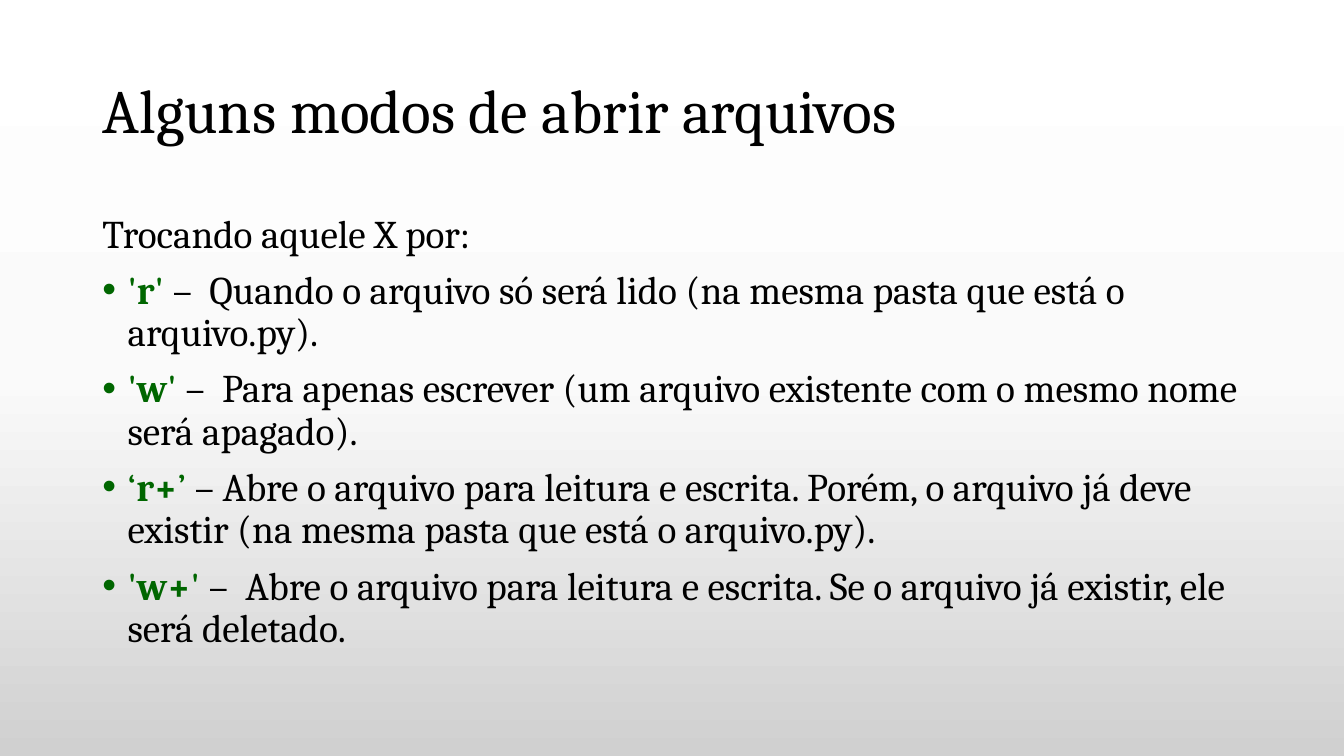
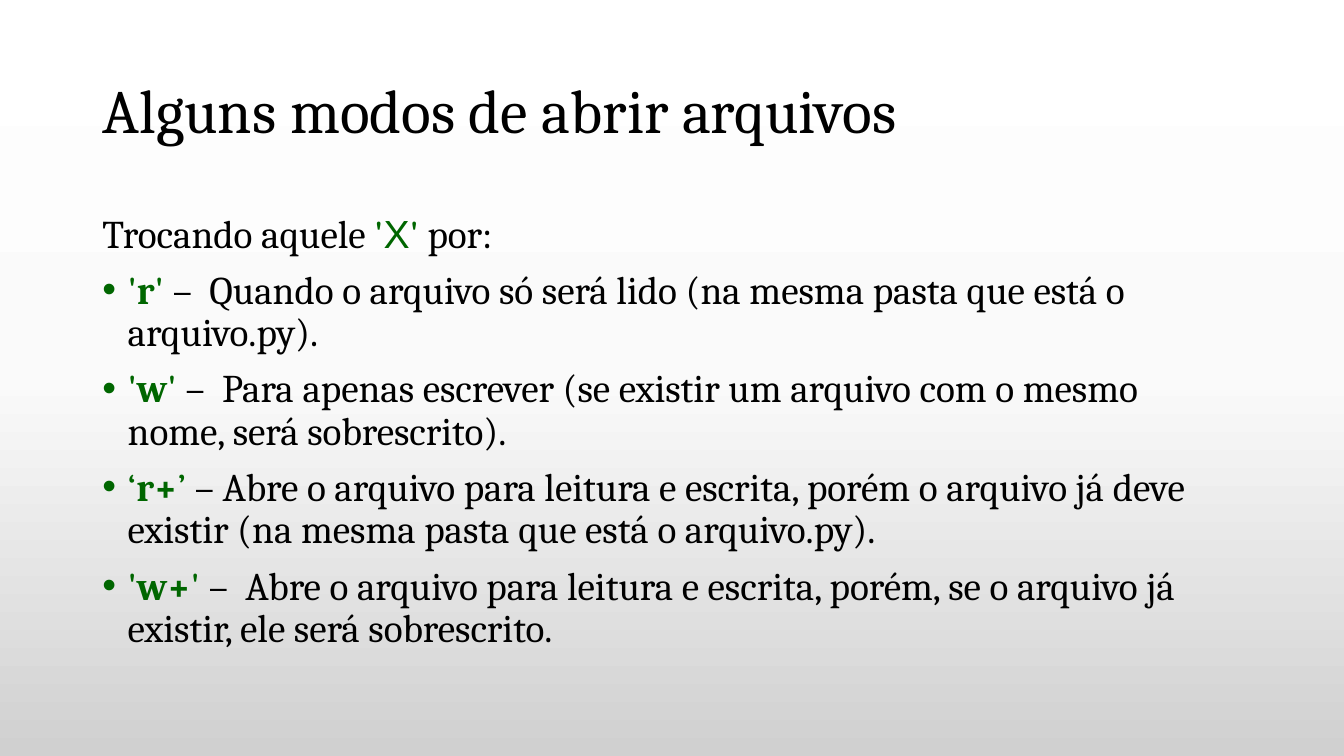
Before and after one commit to daniellygj/Fatec, a slide deck: slide 4 of 1º semestre/Revisões by danny/2º bimestre/Revisão Algoritmos.pptx. Drawn at 1344x756 pixels with LibreOffice and Linux fonts; fonts in the diff are those of the drawing; background and template pictures are left out. Boxes give left, top, right and bottom in pixels: in the first picture for what was removed or moved away, otherwise in the second. Text is boxed around its words. In the diff, an @@ line names an element or a change of style, - is before the commit and + after.

```diff
--- a/1º semestre/Revisões by danny/2º bimestre/Revisão Algoritmos.pptx
+++ b/1º semestre/Revisões by danny/2º bimestre/Revisão Algoritmos.pptx
@@ text at (x1=102, y1=221, x2=493, y2=257): text changed @@
-Trocando aquele X por:
+Trocando aquele 'X' por:
@@ text at (x1=128, y1=374, x2=1185, y2=647): text changed @@
-• 'w' – Para apenas escrever (um arquivo existente com o mesmo nome será apagado).
-• ‘r+’ – Abre o arquivo para leitura e escrita. Porém, o arquivo já deve existir (na mesma pasta que está o arquivo.py).
-• 'w+' – Abre o arquivo para leitura e escrita. Se o arquivo já existir, ele será deletado.
+• 'w' – Para apenas escrever (se existir um arquivo com o mesmo nome, será sobrescrito).
+• ‘r+’ – Abre o arquivo para leitura e escrita, porém o arquivo já deve existir (na mesma pasta que está o arquivo.py).
+• 'w+' – Abre o arquivo para leitura e escrita, porém, se o arquivo já existir, ele será sobrescrito.
```
Also in this commit, not shown: 13 other slides changed, 1 slide added.
